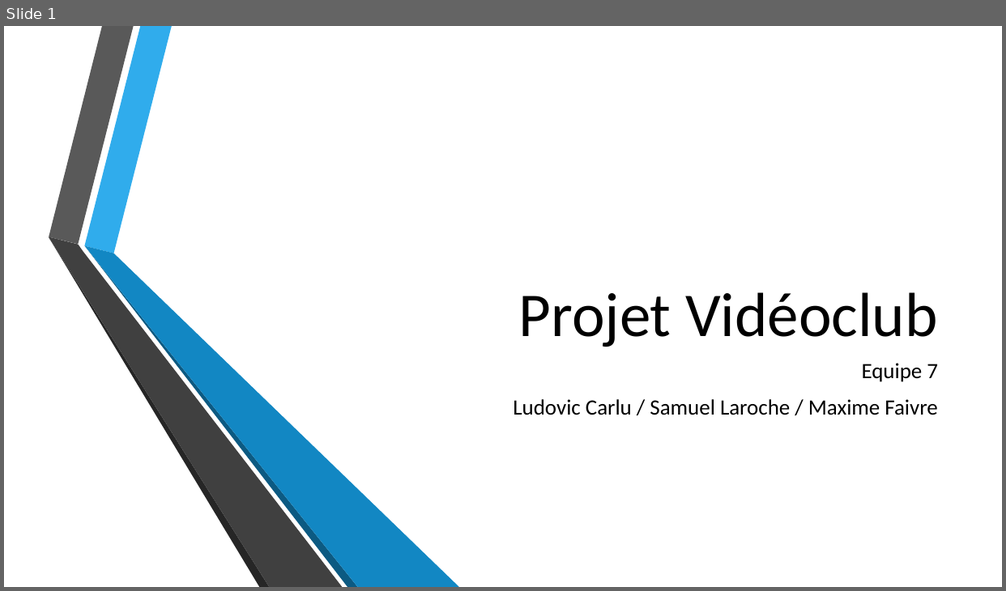
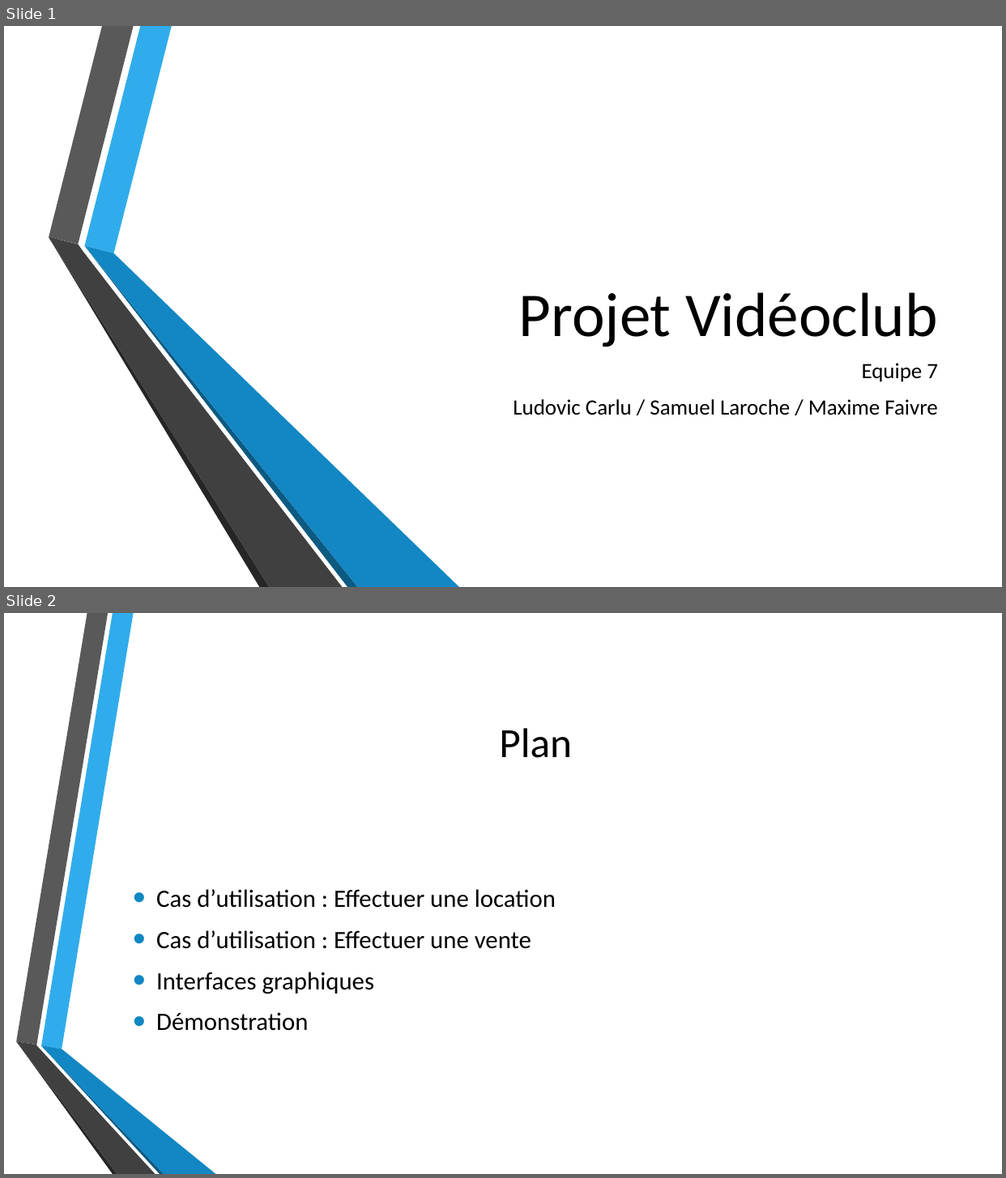
Before and after one commit to LudoCarlu/Videoclub, a slide deck: PresentationVideoclub.pptx. Shown one above the other, each under a label of ours: slide 1 before the commit, slides 1 and 2 after it. The pictures are 1006x591 and 1006x1178 pixels, drawn with LibreOffice and Linux fonts; fonts in the diff are those of the drawing; background and template pictures are left out. Boxes give left, top, right and bottom in pixels: in the first picture for what was removed or moved away, otherwise in the second. Text is boxed around its words. In the diff, an @@ line names an element or a change of style, - is before the commit and + after.

```diff
--- a/PresentationVideoclub.pptx
+++ b/PresentationVideoclub.pptx
@@ slide 2 added at bbox=[4, 613, 1002, 1174], background picture (left out) @@
@@ title added at bbox=[499, 728, 572, 758], 40 pt, text #000000 @@
+Plan
@@ text added at bbox=[156, 889, 556, 1031], 24 pt, text #000000 @@
+• Cas d’utilisation : Effectuer une location
+• Cas d’utilisation : Effectuer une vente
+• Interfaces graphiques
+• Démonstration
@@ group added at bbox=[16, 613, 216, 1174]: 6 freeform shapes @@
```
Also in this commit, not shown: 1 slide changed, 2 other files.
